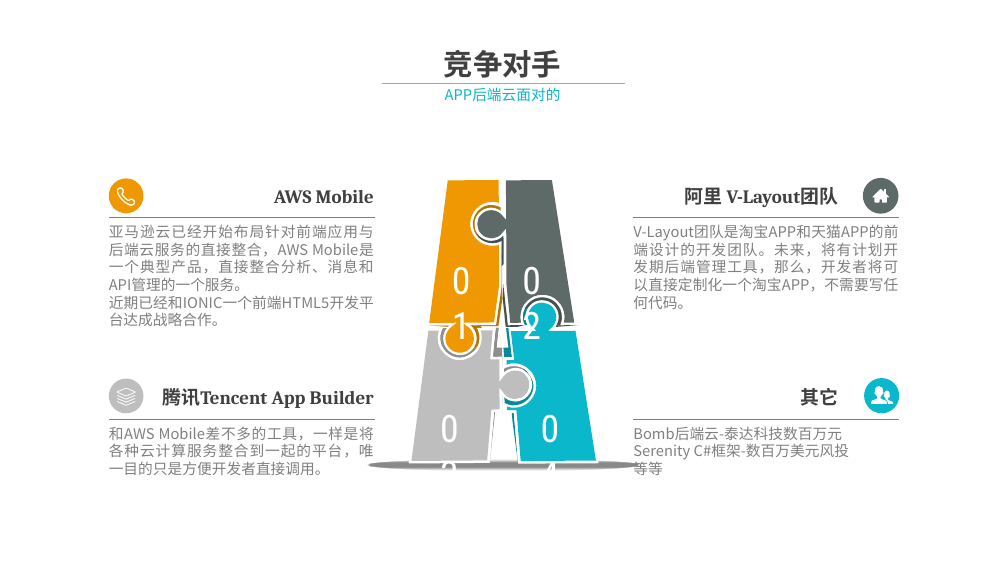
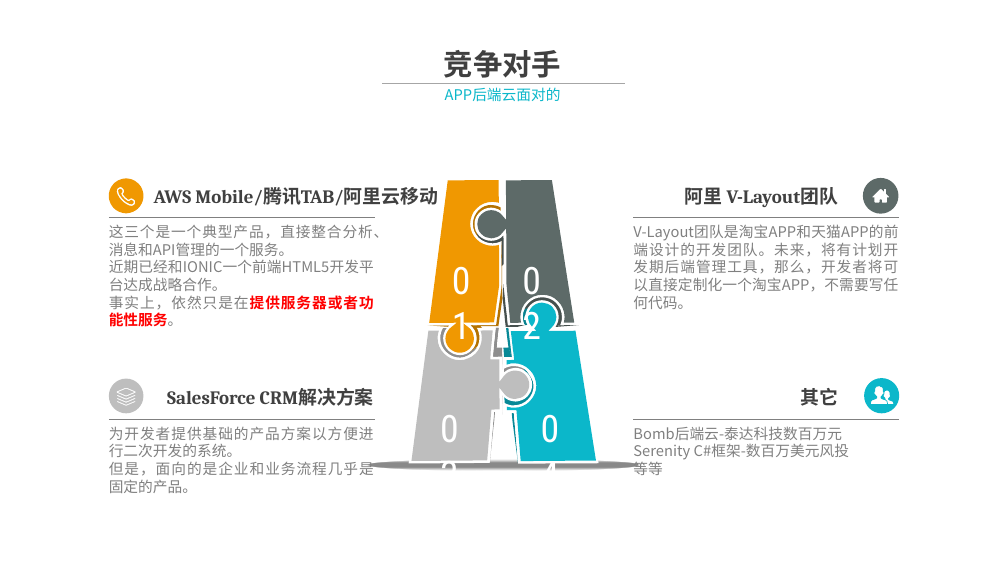
Before and after one commit to alucard263096/BP, a slide deck: slide 8 of App后端云 商业计划书 - v1 团队.pptx. Drawn at 1008x567 pixels with LibreOffice and Linux fonts; fonts in the diff are those of the drawing; background and template pictures are left out. Boxes give left, top, right and bottom in pixels: in the first picture for what was removed or moved away, otherwise in the second. Text is boxed around its words. In the diff, an @@ line names an element or a change of style, - is before the commit and + after.

```diff
--- a/App后端云 商业计划书 - v1 团队.pptx
+++ b/App后端云 商业计划书 - v1 团队.pptx
@@ text at (154, 187, 438, 206): text changed @@
-AWS Mobile
+AWS Mobile/腾讯TAB/阿里云移动
@@ text at (109, 224, 389, 256): text changed @@
-亚马逊云已经开始布局针对前端应用与后端云服务的直接整合，AWS Mobile是一个典型产品，直接整合分析、消息和API管理的一个服务。
+这三个是一个典型产品，直接整合分析、消息和API管理的一个服务。
@@ text at (109, 295, 374, 327): paragraph added @@
+事实上，依然只是在提供服务器或者功能性服务。
@@ text at (167, 388, 374, 406): text changed @@
-腾讯Tencent App Builder
+SalesForce CRM解决方案
@@ text at (109, 427, 374, 493): text changed @@
-和AWS Mobile差不多的工具，一样是将各种云计算服务整合到一起的平台，唯一目的只是方便开发者直接调用。
+为开发者提供基础的产品方案以方便进行二次开发的系统。
+但是，面向的是企业和业务流程几乎是固定的产品。
```
Also in this commit, not shown: 7 other slides changed.
